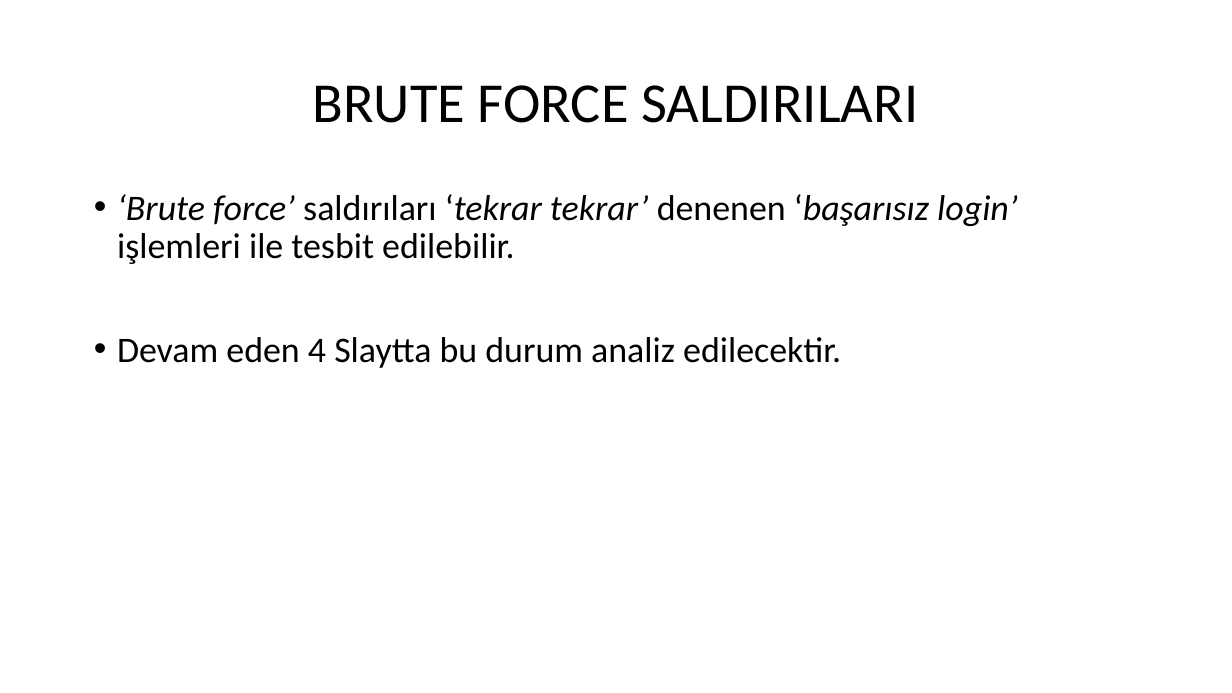
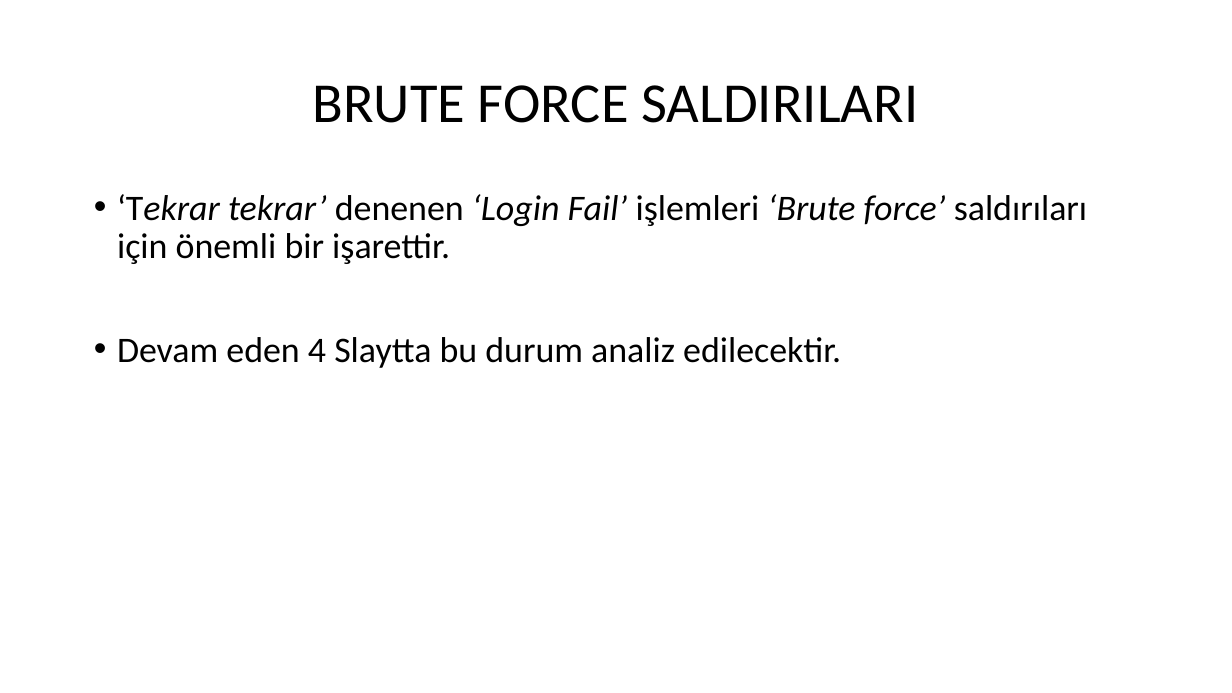
Before and after one commit to euphratesk/portf, a slide deck: slide 6 of Portfolio/ML/Classification Models/NextRay/NetworkTraffic.pptx. Drawn at 1232x693 pixels with LibreOffice and Linux fonts; fonts in the diff are those of the drawing. Boxes give left, top, right and bottom in pixels: in the first picture for what was removed or moved away, otherwise in the second. Text is boxed around its words. In the diff, an @@ line names an element or a change of style, - is before the commit and + after.

```diff
--- a/Portfolio/ML/Classification Models/NextRay/NetworkTraffic.pptx
+++ b/Portfolio/ML/Classification Models/NextRay/NetworkTraffic.pptx
@@ text at (117, 194, 1087, 264): text changed @@
-• ‘Brute force’ saldırıları ‘tekrar tekrar’ denenen ‘başarısız login’ işlemleri ile tesbit edilebilir.
+• ‘Tekrar tekrar’ denenen ‘Login Fail’ işlemleri ‘Brute force’ saldırıları için önemli bir işarettir.
```
Also in this commit, not shown: 1 slide removed, 1 other file.
